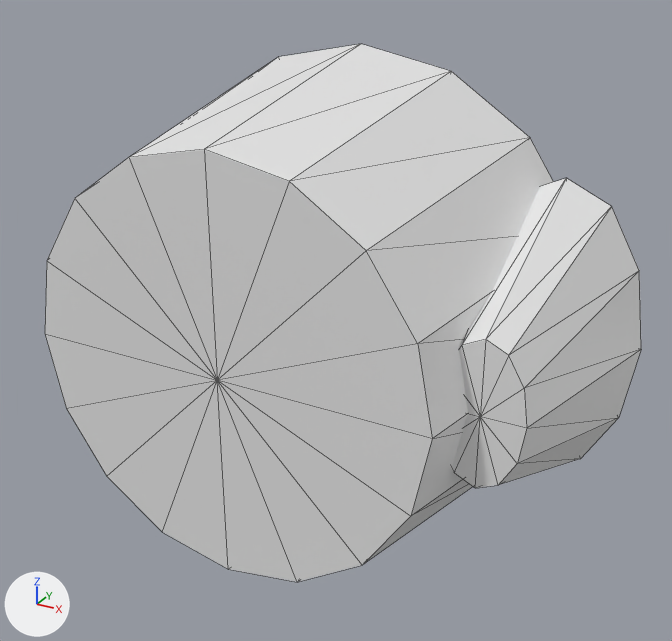
The OBJ model assets/meshes/drones/s1000plus/s1000plus__body.obj as it was, and as the next commit left it.
Camera for both pictures: a 50 mm camera at (0.271, -0.443, 0.231) aimed at (0.023, 0.009, 0.005). Lighting does not change. The marker at lower left points along +X, +Y and +Z. The picture after the commit comes second. Mesh edges are drawn as thin lines. Where no turn or scale is listed for an object, it has been applied to the vertices.

Names of what the first picture shows: 's1000plus__body'.
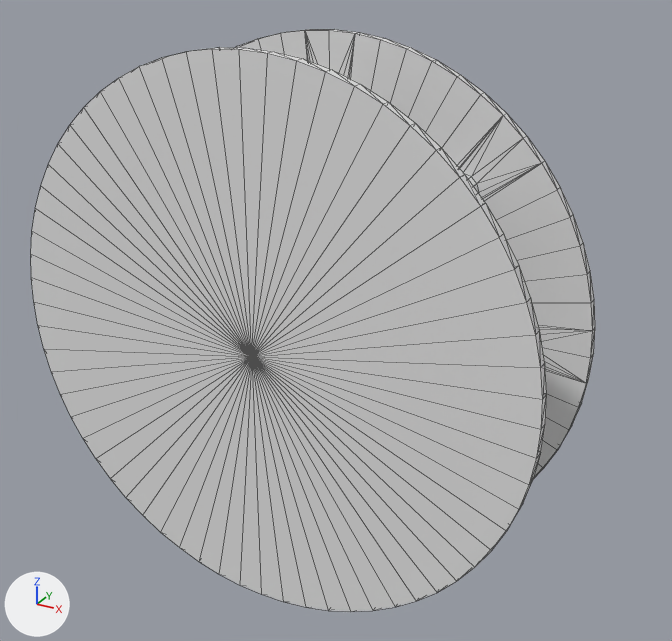
Where the change shows, as pixel boxes (x1, y1, x2, y2) in the pictures (672 x 641 px):
's1000plus__body', reshaped (8% taller)
    before: (45, 44, 641, 582)
    after: (31, 29, 595, 612)
part 1 of me_s1000plus__body, rebuilt (11% wider, 8% taller)
    before: (45, 44, 553, 582)
    after: (31, 29, 595, 612)
part 2 of me_s1000plus__body, deleted
    before: (452, 178, 641, 488)

What changed in the scene script:
```text
Change me_s1000plus__body:
    used by ob_s1000plus__body; location = (0.0, 0.0, 0.0)
    remove me_s1000plus__body.from_pydata(...)  # 60 vertices, 112 faces; spans x -0.157..0.191, y -0.082..0.082, z -0.157..0.157
    add me_s1000plus__body.from_pydata(...)  # 452 vertices, 928 faces; spans x -0.169..0.169, y -0.049..0.049, z -0.169..0.169
    me_s1000plus__body part 1: the loose piece of 34 vertices spanning x -0.157..0.157, y -0.082..0.082, z -0.157..0.157 is rebuilt with 452 vertices and now spans x -0.169..0.169, y -0.049..0.049, z -0.169..0.169
    me_s1000plus__body part 2: the loose piece of 26 vertices spanning x 0.085..0.191, y -0.051..0.067, z -0.094..0.094 is deleted
```
